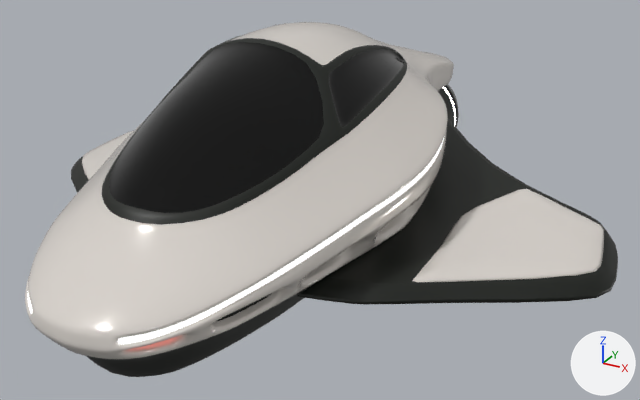
Before and after pictures for a commit that changed the glTF model public/assets/models/spaceship2.glb.
Camera for both pictures: a camera (50 mm lens) standing at (1.158, -2.033, 0.988) and looking at (0.082, -0.076, 0.01). Arrows for +X, +Y and +Z are at lower right; the lights stay in place. Vertices at the same position are counted once.

The first picture shows 'Spaceship'.
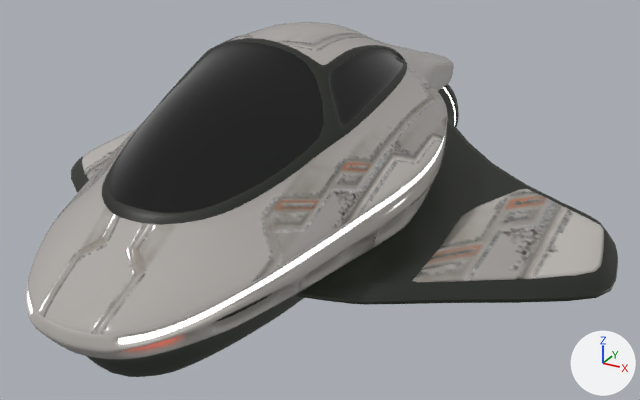
The newer file is also turned or shifted as a whole; pictures and numbers use the older file's frame.

Where the change shows, as pixel boxes (x1, y1, x2, y2) in the pictures (640 x 400 px; the box of a moved part takes in the faces that stretch with it):
part 1 of me_model_007, cut back: (413, 192, 604, 283) in both
part 2 of me_model_007, cut back: (76, 134, 130, 166) in both
part 3 of me_model_007, moved or reshaped: before (349, 46, 411, 84); after (345, 43, 411, 84)
part 4 of me_model_007, recoloured: (67, 38, 606, 360) in both
part 5 of me_model_007, recoloured (white to grey): (25, 22, 604, 359) in both

What the commit changed:
Picture 'AtlasGrayTexture' (img_atlasgraytexture) is new.
Picture 'AtlasColorTexture' (img_atlascolortexture) is new.
Picture 'scifi_structure_vertical_layered_metal_metallic-scifi_structure_vertical_layered_metal_roughness' (img_scifi_structure_vertical_layered_metal_metallic_scifi_structure_vertical_layered_metal_roughness) is new.
Picture 'scifi_structure_vertical_layered_metal_Scifi_Structure_Vertical_Layered_Metal_normal' (img_scifi_structure_vertical_layered_metal_scifi_structure_vertical_layered_metal_normal) is new.
Picture 'scifi_structure_vertical_layered_metal_baseColor' (img_scifi_structure_vertical_layered_metal_basecolor) is new.
Material 'ColorAtlas_02' (mat_coloratlas_02) is new.
Uses the picture img_atlascolortexture.
Uses the picture img_atlasgraytexture.
Material 'scifi_structure_vertical_layered_metal' (mat_scifi_structure_vertical_layered_metal) is new.
Uses the picture img_scifi_structure_vertical_layered_metal_basecolor.
Uses the picture img_scifi_structure_vertical_layered_metal_metallic_scifi_structure_vertical_layered_metal_roughness.
Uses the picture img_scifi_structure_vertical_layered_metal_scifi_structure_vertical_layered_metal_normal.
me_model_007 is used by ob_spaceship; parent ob_shiproot; location (0.0, 0.0, 0.0).
me_model_007 had 7894 vertices, 15734 faces and spanned x -0.86..0.86, y -0.97..0.88, z -0.15..0.48.
me_model_007 no longer uses material mat_material_011 (white #e7e7e7).
me_model_007 no longer uses material mat_material_013 (black #3d3d3d).
me_model_007 no longer uses material mat_black_glass (black #0e0e0e).
me_model_007 no longer uses material mat_led (white #e7e7e7).
me_model_007 no longer uses material mat_led_001 (white #e7e7e7).
me_model_007 now has 7752 vertices, 15402 faces and spans x -0.86..0.86, y -0.97..0.88, z -0.15..0.48.
me_model_007 part 1: 8 vertices moved within x 0.48..0.82, y -0.33..0.23, z -0.04..0.02; 71 vertices removed from x 0.46..0.83, y -0.34..0.24, z -0.04..0.02.
me_model_007 part 2: 8 vertices moved within x -0.82..-0.48, y -0.33..0.23, z -0.04..0.02; 71 vertices removed from x -0.83..-0.46, y -0.34..0.24, z -0.04..0.02.
me_model_007 part 3: 8 vertices moved within x -0.24..0.24, y -0.04..0.2, z 0.34..0.43.
me_model_007 part 4: 6072 faces spanning x -0.86..0.86, y -0.95..0.86, z -0.15..0.48 switch from mat_black_rubber_001 (black #0b1209) to mat_coloratlas_02.
me_model_007 part 5: 7002 faces spanning x -0.82..0.82, y -0.97..0.88, z -0.04..0.48 switch from mat_white (white #e7e1da) to mat_scifi_structure_vertical_layered_metal.
